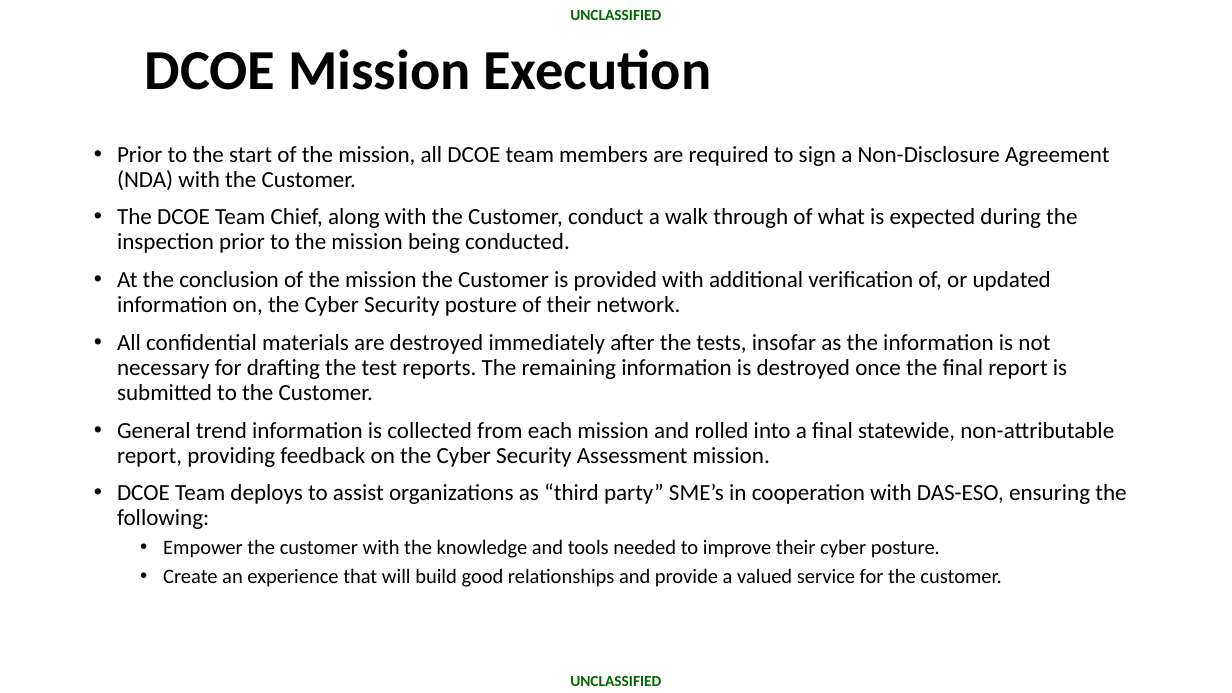
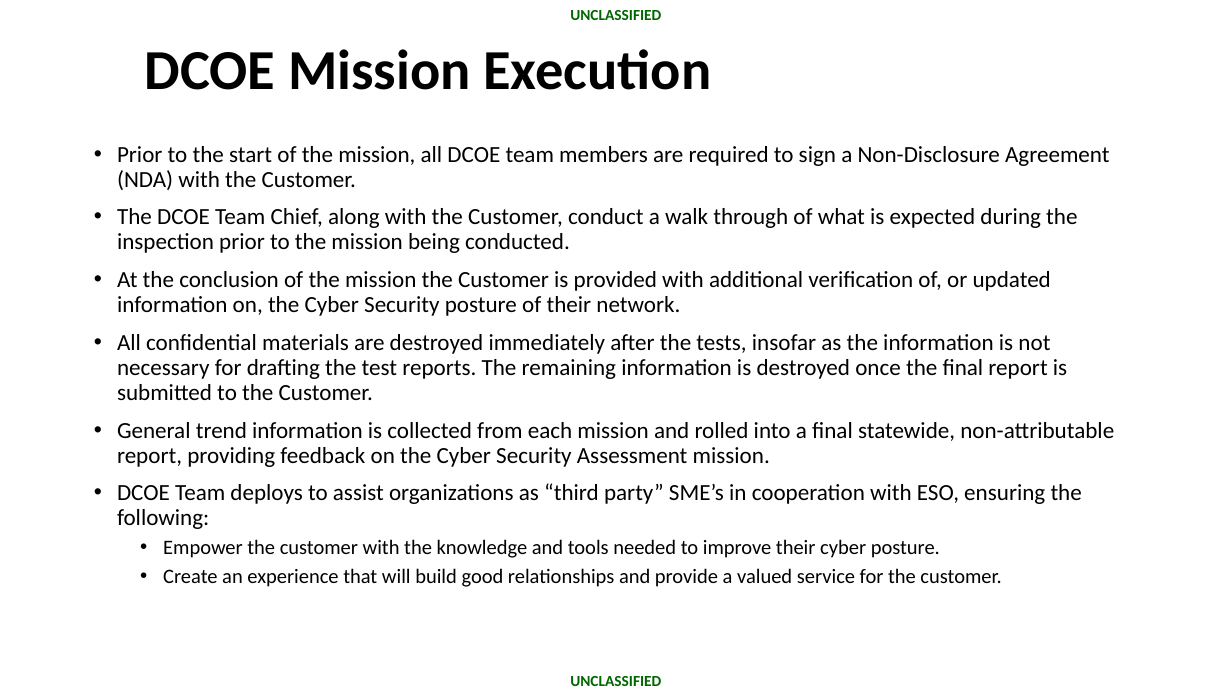
Before and after one commit to oregon-national-guard/docs, a slide deck: slide 14 of (U) National Guard Cyber Support (External Brief).pptx. Drawn at 1232x693 pixels with LibreOffice and Linux fonts; fonts in the diff are those of the drawing; background and template pictures are left out. Boxes give left, top, right and bottom in pixels: in the first picture for what was removed or moved away, otherwise in the second. Text is boxed around its words. In the diff, an @@ line names an element or a change of style, - is before the commit and + after.

```diff
--- a/(U) National Guard Cyber Support (External Brief).pptx
+++ b/(U) National Guard Cyber Support (External Brief).pptx
@@ text at <box>117,483,1082,529</box>: text changed @@
-• DCOE Team deploys to assist organizations as “third party” SME’s in cooperation with DAS-ESO, ensuring the following:
+• DCOE Team deploys to assist organizations as “third party” SME’s in cooperation with ESO, ensuring the following:
```
Also in this commit, not shown: 2 other slides changed, 2 other files.
